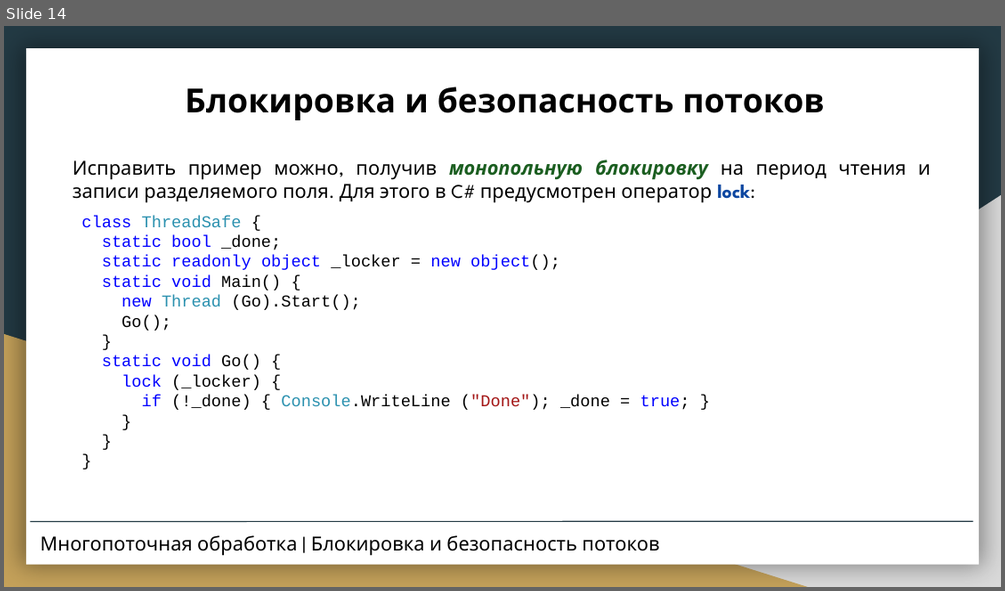
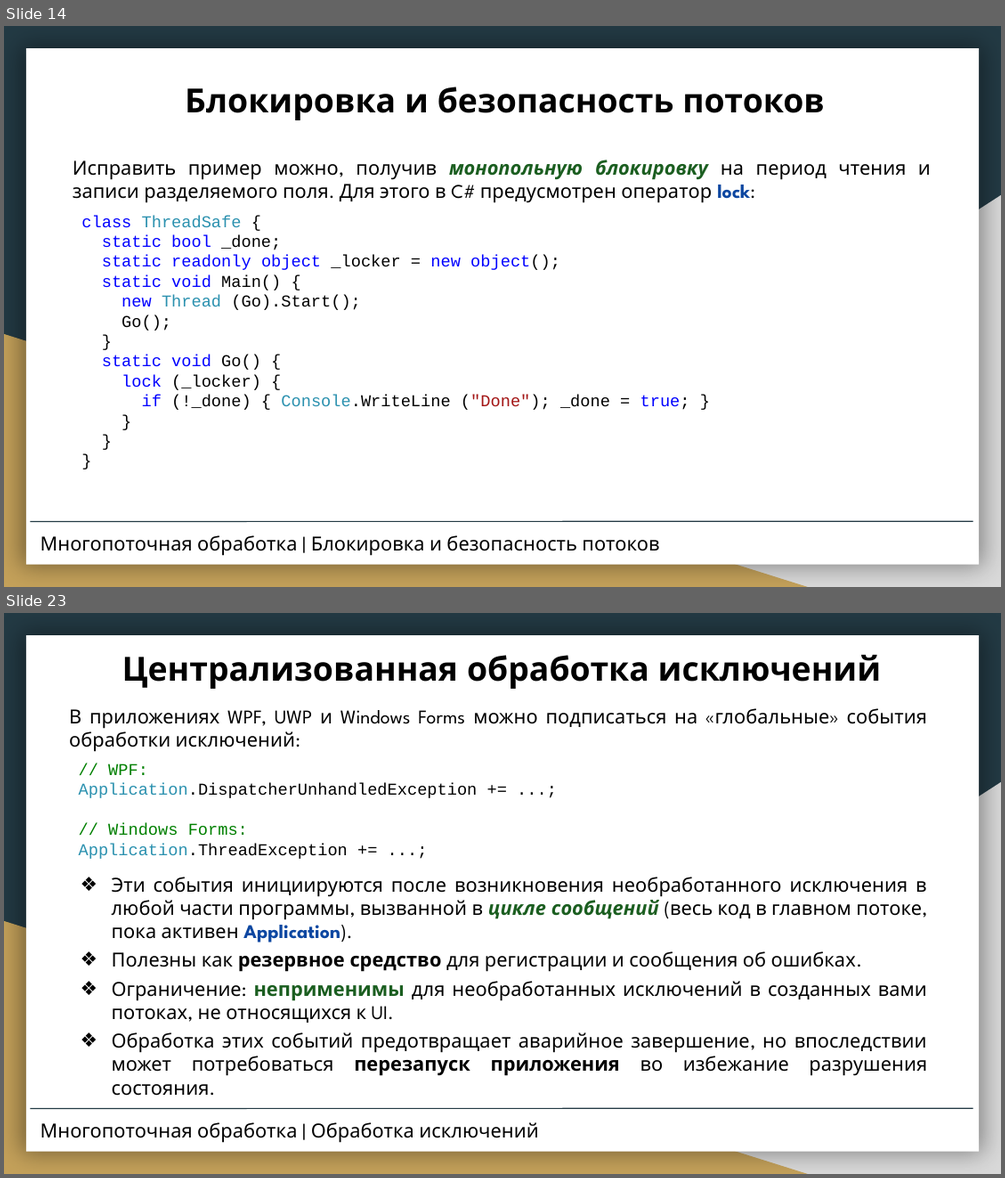
Before and after one commit to CSharpCooking/CSharpCooking.github.io, a slide deck: data/Concurrency-and-Asynchrony/Presentation-Threading.pptx. Shown one above the other, each under a label of ours: slide 14 before the commit, slides 14 and 23 after it; the slides between them are not shown. The pictures are 1005x591 and 1005x1178 pixels, drawn with LibreOffice and Linux fonts; fonts in the diff are those of the drawing. Boxes give left, top, right and bottom in pixels: in the first picture for what was removed or moved away, otherwise in the second. Text is boxed around its words. In the diff, an @@ line names an element or a change of style, - is before the commit and + after.

```diff
--- a/data/Concurrency-and-Asynchrony/Presentation-Threading.pptx
+++ b/data/Concurrency-and-Asynchrony/Presentation-Threading.pptx
@@ slide 23 added at (4, 613, 1001, 1174), background #233A44; not listed: 3 template elements that a slide beside it also shows @@
@@ title added at (122, 655, 881, 689), 24 pt, text #000000, bold @@
+Централизованная обработка исключений
@@ title added at (69, 708, 927, 1095), 14 pt, text #000000 @@
+В приложениях WPF, UWP и Windows Forms можно подписаться на «глобальные» события обработки исключений:
+// WPF:
+Application.DispatcherUnhandledException += ...;
+// Windows Forms:
+Application.ThreadException += ...;
+❖ Эти события инициируются после возникновения необработанного исключения в любой части программы, вызванной в цикле сообщений (весь код в главном потоке, пока активен Application).
+❖ Полезны как резервное средство для регистрации и сообщения об ошибках.
+❖ Ограничение: неприменимы для необработанных исключений в созданных вами потоках, не относящихся к UI.
+❖ Обработка этих событий предотвращает аварийное завершение, но впоследствии может потребоваться перезапуск приложения во избежание разрушения состояния.
@@ line added from (30, 1109) to (973, 1109), #233A44 0.75 pt @@
@@ title added at (40, 1122, 539, 1143), 14 pt, text #000000 @@
+Многопоточная обработка | Обработка исключений
```
Also in this commit, not shown: 11 slides changed, 2 other slides added, 1 other file.
